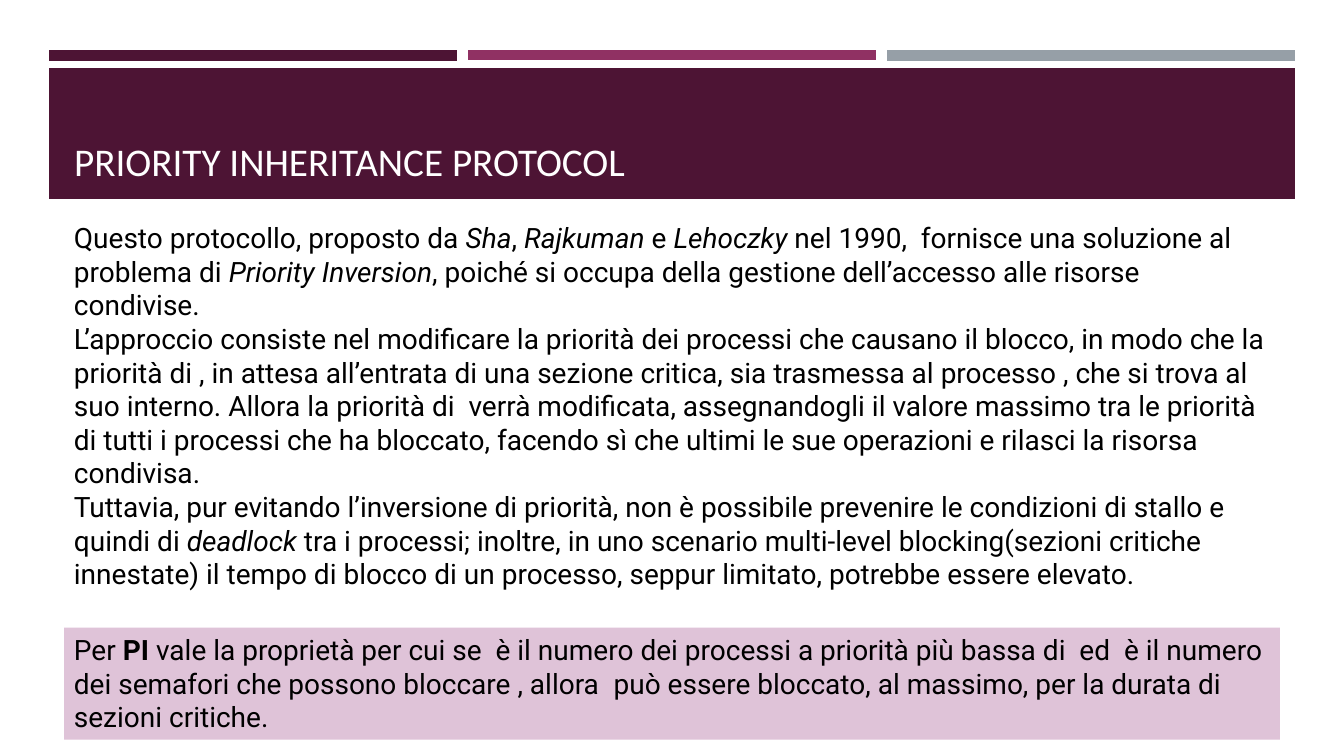
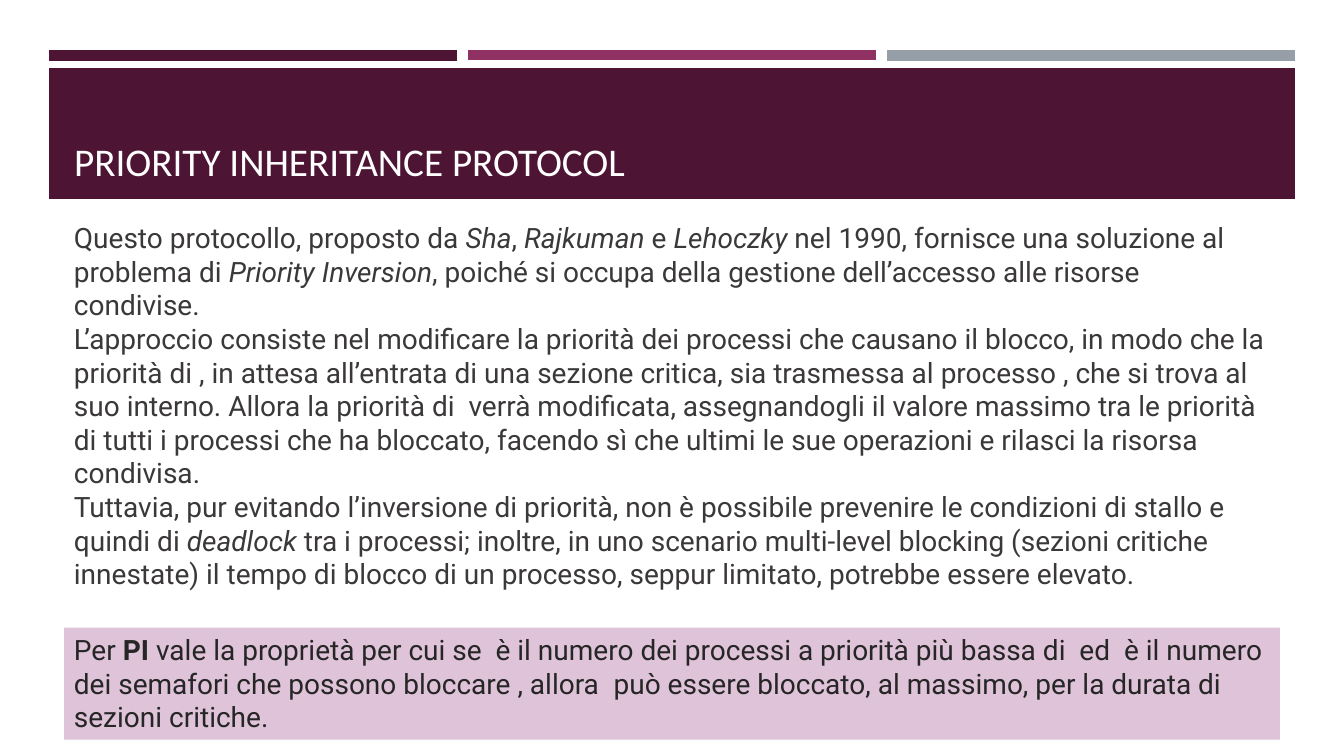
Before and after one commit to ivochan/SchedulingExercise, a slide deck: slide 29 of presentation/Algoritmi di scheduling real-time.odp. Drawn at 1344x756 pixels with LibreOffice and Linux fonts; fonts in the diff are those of the drawing. Boxes give left, top, right and bottom in pixels: in the first picture for what was removed or moved away, otherwise in the second. Text is boxed around its words. In the diff, an @@ line names an element or a change of style, - is before the commit and + after.

```diff
--- a/presentation/Algoritmi di scheduling real-time.odp
+++ b/presentation/Algoritmi di scheduling real-time.odp
@@ text at [74,226,1264,484]: text colour #000000 to #3B3838 in "Questo protocollo, proposto da Sha, Rajkuman e ...", "L’approccio consiste nel modificare la priorità dei ..." @@
@@ text at [74,496,1224,590]: text changed; text colour #000000 to #3B3838 @@
-Tuttavia, pur evitando l’inversione di priorità, non è possibile prevenire le condizioni di stallo e quindi di deadlock tra i processi; inoltre, in uno scenario multi-level blocking(sezioni critiche innestate) il tempo di blocco di un processo, seppur limitato, potrebbe essere elevato.
+Tuttavia, pur evitando l’inversione di priorità, non è possibile prevenire le condizioni di stallo e quindi di deadlock tra i processi; inoltre, in uno scenario multi-level blocking (sezioni critiche innestate) il tempo di blocco di un processo, seppur limitato, potrebbe essere elevato.
@@ rectangle "Per PI vale la proprietà ..." at [65,628,1280,740]: text colour #000000 to #262626 @@
```
Also in this commit, not shown: 23 other slides changed, 2 other files.
